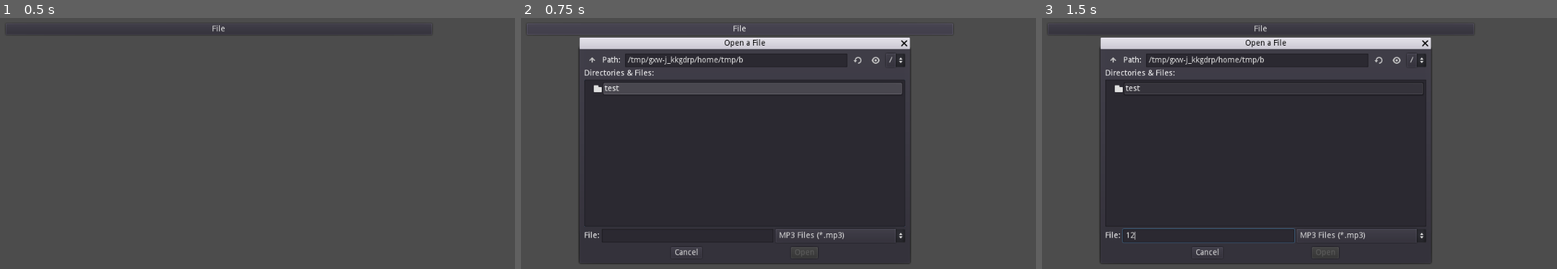
Above: before the commit, frames 1-3 (left to right).
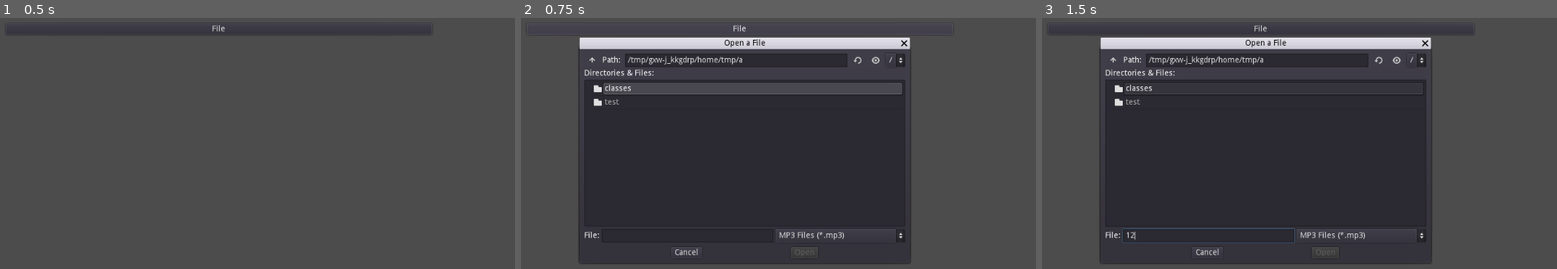
Above: after the commit, the same moments.

Repository: andrew-wilkes/vinyl
Game: Godot game, scene res://test/TestAudio.tscn
The game is run twice, just before and just after one commit, with the same random seed, the same clock (stepped at 60 frames per second) and the same inputs. This scene is started directly instead of the project's main scene.
Inputs (mouse positions are in pixels of both pictures, inside the frame that each line leads up to):
- Up to frame 1 (0.5 s): no input
- Up to frame 2 (0.75 s): click "File" at 0.5 s
- Up to frame 3 (1.5 s): click (1206, 236) at 1.27 s; type "12" at 1.35 s

Frame 1 is identical in both runs. In frame 2, 0.1% of the frame differs, in the area x 14-44%, y 15-36%; in frame 3, 0.1%.

Commit message:
Add classes

Diff:
--- a/src/Main.gd
+++ b/src/Main.gd
@@ -1,4 +1,24 @@
 extends Spatial
 
+var settings
+
 func _ready():
-	pass
+	settings = Settings.new()
+	settings = settings.load_data()
+
+
+func _unhandled_input(event):
+	if event is InputEventKey:
+		if event.pressed and event.scancode == KEY_ESCAPE:
+			save_and_quit()
+
+
+# Handle shutdown of App
+func _notification(what):
+	if what == MainLoop.NOTIFICATION_WM_QUIT_REQUEST:
+		save_and_quit()
+
+
+func save_and_quit():
+	settings.save_data()
+	get_tree().quit()
--- /dev/null
+++ b/src/classes/album.gd
@@ -0,0 +1,13 @@
+extends Resource
+
+class_name Album
+
+export var title = ""
+export var band = ""
+export var genre = ""
+export var type = 0
+export var front_image = ""
+export var rear_image = ""
+export var label = ""
+export var a_side = []
+export var b_side = []
--- a/src/audio.gd
+++ b/src/classes/audio.gd
@@ -77,7 +77,6 @@
 				info["band"] = get_string_from_data(data, idx, size)
 			"APIC":
 				# size of APIC does not use syncsafe number
-				print("%02X %02X" %[idx, size])
 				# Ignore the encoding byte
 				var pic_frame = data.subarray(idx + 1, idx + size - 1)
 				var zero1 = pic_frame.find(0)
@@ -90,12 +89,14 @@
 							var zero2 = pic_frame.find(0, zero1)
 							info["description"] = get_string_from_ucs2(pic_frame.subarray(zero1, zero2 - 1))
 							info["image"] = pic_frame.subarray(zero2 + 1, -1)
+							"""
 							var img = Image.new()
 							match info["mime_type"]:
 								"image/jpg", "image/jpeg", "image/JPG":
 									var e = img.load_jpg_from_buffer(info["image"])
 									if e == OK:
 										img.save_png("res://temp.png")
+							"""
 		idx += size
 
 
--- /dev/null
+++ b/src/classes/settings.gd
@@ -0,0 +1,19 @@
+extends Resource
+
+class_name Settings
+
+const FILENAME = "user://settings.res"
+
+export var albums = []
+export var last_dir = ""
+
+func save_data():
+	ResourceSaver.save(FILENAME, self)
+
+
+func load_data():
+	if ResourceLoader.exists(FILENAME):
+		return ResourceLoader.load(FILENAME)
+	else:
+		last_dir = OS.get_system_dir(OS.SYSTEM_DIR_DOCUMENTS)
+		return self
--- /dev/null
+++ b/src/classes/track.gd
@@ -0,0 +1,10 @@
+extends Resource
+
+class_name Track
+
+export var title = ""
+export var band = ""
+export var album = ""
+export var year = ""
+export var path = ""
+export var length = 0
--- a/src/project.godot
+++ b/src/project.godot
@@ -9,10 +9,15 @@
 config_version=4
 
 _global_script_classes=[ {
+"base": "Resource",
+"class": "Album",
+"language": "GDScript",
+"path": "res://classes/album.gd"
+}, {
 "base": "Reference",
 "class": "Audio",
 "language": "GDScript",
-"path": "res://audio.gd"
+"path": "res://classes/audio.gd"
 }, {
 "base": "Reference",
 "class": "GutHookScript",
@@ -23,11 +28,24 @@
 "class": "GutTest",
 "language": "GDScript",
 "path": "res://addons/gut/test.gd"
+}, {
+"base": "Resource",
+"class": "Settings",
+"language": "GDScript",
+"path": "res://classes/settings.gd"
+}, {
+"base": "Resource",
+"class": "Track",
+"language": "GDScript",
+"path": "res://classes/track.gd"
 } ]
 _global_script_class_icons={
+"Album": "",
 "Audio": "",
 "GutHookScript": "",
-"GutTest": ""
+"GutTest": "",
+"Settings": "",
+"Track": ""
 }
 
 [application]
--- a/src/test/TestAudio.tscn
+++ b/src/test/TestAudio.tscn
@@ -69,10 +69,15 @@
 margin_right = 750.0
 margin_bottom = 292.0
 
-[node name="TextureRect" type="TextureRect" parent="VBox"]
+[node name="Description" type="Label" parent="VBox"]
 margin_top = 312.0
 margin_right = 750.0
-margin_bottom = 312.0
+margin_bottom = 326.0
+
+[node name="TextureRect" type="TextureRect" parent="VBox"]
+margin_top = 346.0
+margin_right = 750.0
+margin_bottom = 346.0
 
 [connection signal="file_selected" from="FileDialog" to="." method="_on_FileDialog_file_selected"]
 [connection signal="pressed" from="VBox/File" to="." method="_on_File_pressed"]
